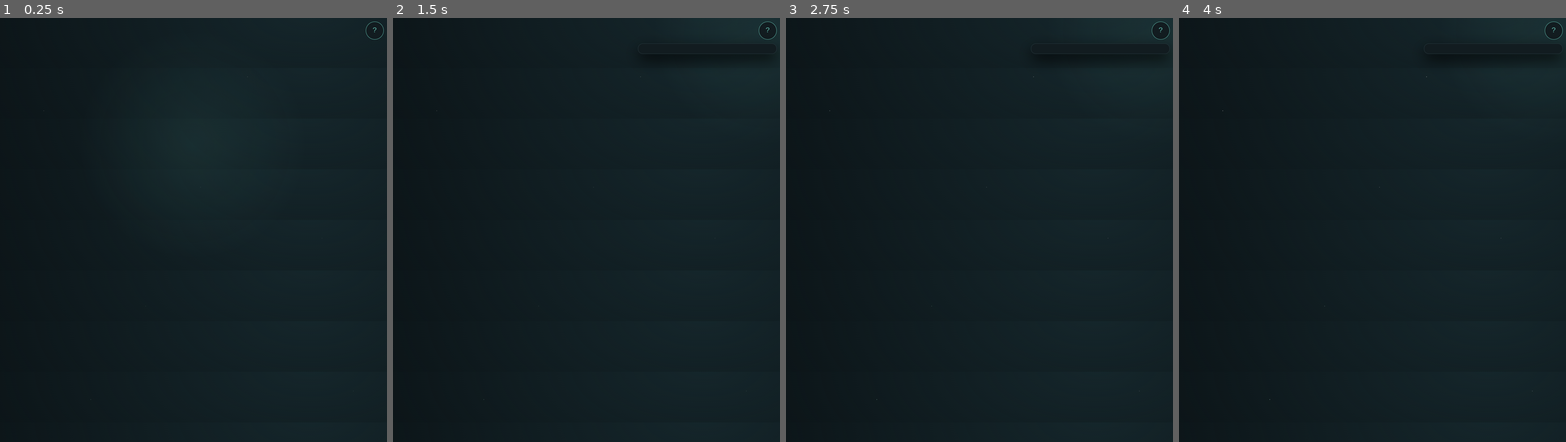
Above: before the commit, frames 1-4 (left to right).
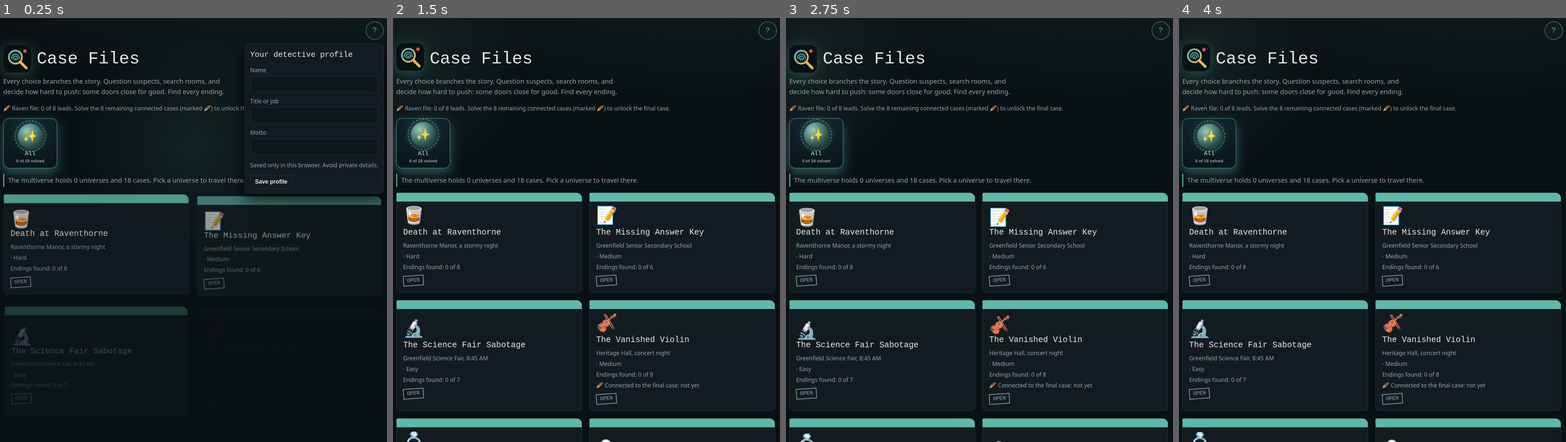
Above: after the commit, the same moments.

Repository: wolfff0710/detective-game
Game: browser game, page index.html
The game is run twice, just before and just after one commit, with the same random seed, the same clock (stepped at 60 frames per second) and the same inputs.
Inputs (mouse positions are in pixels of both pictures, inside the frame that each line leads up to; where the layout moved, square brackets give the same spot in the first picture):
- Up to frame 1 (0.25 s): no input
- Up to frame 2 (1.5 s): click (408, 60) [768, 30] at 0.27 s; tap Space at 1.1 s
- Up to frame 3 (2.75 s): tap Space at 1.6, 2.1, 2.6 s
- Up to frame 4 (4 s): tap Space at 3.1, 3.6 s

The runs differ from the first frame. In frame 1, 6.7% of the frame differs, in the area x 0-100%, y 7-92%; in frame 2, 11%, in the area x 0-100%, y 1-100%; in frame 3, 11%; in frame 4, 11%.
Error before the commit: ReferenceError: CFEndings is not defined

Commit message:
Add files via upload

Diff:
--- a/deepdive.js
+++ b/deepdive.js
@@ -1,5 +1,5 @@
-(window.CASES=window.CASES||[]).push({id:"deepdive",title:"Pressure Point",icon:"🫧",place:"Triton-7 undersea station, 400 m down",level:"Hard",moves:12,step:5,tl:"until CO2 reaches the danger level",start:"s0",hub:"ops",hl:"Back to Ops",S:{
-s0:{t:"03:00 on Triton-7, four hundred metres under the sea. The CO2 scrubber was shut off by hand, and the air is turning bad. In sixty minutes the station will be unsafe. Commander O …(117 unchanged characters)…
+(window.CASES=window.CASES||[]).push({id:"deepdive",title:"Pressure Point",icon:"🫧",place:"Triton-7 undersea station, 400 m down",level:"Hard",start:"s0",hub:"ops",hl:"Back to Ops",S:{
+s0:{t:"03:00 on Triton-7, four hundred metres under the sea. The CO2 scrubber was shut off by hand, and the air is turning bad. In an hour the station will be unsafe. Commander O …(117 unchanged characters)…
 ops:{i:"🫧",t:"Alarms pulse amber. Commander Okoye, engineer Piotr Wozniak, biologist Dr. Imani Dube, technician Hana It …(523 unchanged characters)…
 scrub:{i:"🔧",t:"The scrubber hums wrong and the CO2 reading creeps upward. The main intake valve has been closed by hand.",n:"The scrubber’s main intake valve was closed by hand.",c:[["Study the valve wheel","valve","!v_valve"],["Check the maintenance terminal","term","!v_term"]],b:"ops"},
 valve:{t:"Fresh grease and a glove smear mark the wheel, with the bite of a spanner that lives in the sub bay.",n:"Grease and glove marks on the valve match a spanner from the sub bay.",f:"valve,subhint",b:"scrub"},
@@ -26,7 +26,6 @@
 accuse:{i:"⚖️",t:"The CO2 alarm shrieks. The crew looks at you. Who shut the scrubber?",c:[["Yara Quist","ac_yara"],["C …(238 unchanged characters)…
 ac_yara:{r:[["sub_gone","end_dive"],["","ac_yara2"]]},
 ac_yara2:{g:[["valve","fob","sub","chart","slip"],[4,"win_master"],[2,"win"],[0,"weak"]]},
-timeout:{e:"Red Alert",k:"fail",i:"🚨",t:"The CO2 level passes the danger line. The station is evacuated in a panicked dash, and the saboteur slips into the first escape pod. You ran out of time."},
 win_master:{e:"Master Detective",k:"win",i:"🏆",t:"Five proofs pin Yara to the valve, the fob and the dive plan. She admits she wanted an evacuation so she could reach the Calder wreck first. The scrubber is reopened and the air clears in minutes."},
 win:{e:"Case Closed",k:"win",i:"🔒",t:"Yara cracks under your evidence and reopens the valve herself. The air clears, and the salvage claim goes to a court instead."},
 weak:{e:"Insufficient Proof",k:"weak",i:"😬",t:"You name Yara, but your proof is thin. She calmly denies everything, and the station is evacuated anyway."},
--- a/engine.js
+++ b/engine.js
@@ -1,6 +1,6 @@
 (function(){
 "use strict";
-var C=window.CASES||[],STORY=window.STORY||{need:4,leads:{}},app=document.getElementById("app"),cs,ci,fl,notes,cur,left=0,bview="cork",tlShown=0,curW="all",shown=0,editing=false,tw=null,
+var C=window.CASES||[],STORY=window.STORY||{need:4,leads:{}},app=document.getElementById("app"),cs,ci,fl,notes,bview="cork",tlShown=0,curW="all",shown=0,editing=false,tw=null,
 curId=null,ended=false,face=null,faceKey="",meter=null,epi=null,gal=null,atl=null,tlRows=[],M={},
 AGG=/_(push|hard|order|threat|blunt|bag|blame|denies|shut)$/,SOFT=/_(ask|kind|nice|chat)$/,PRESS=55,
 RANK=["Rookie","Constable","Inspector","Chief Inspector","Legend"],
@@ -37,7 +37,6 @@
 {id:"five",n:"Five Down",i:"⭐",d:"Win 5 cases.",t:function(){return C.filter(wins).length>=5}},
 {id:"allsecret",n:"Found Every Secret Ending",i:"🗝️",d:"Find the secret ending in every case.",t:function(){return C.length>0&&C.every(function(c){return sf(c)>0})}},
 {id:"sweep",n:"Clean Sweep",i:"🎖️",d:"Win every case.",t:function(){return C.length>0&&C.every(wins)}},
-{id:"speed",n:"Beat the Clock",i:"⏱️",d:"Win a timed case with 3 or more moves to spare.",ev:"speed"},
 {id:"chrono",n:"Chronologist",i:"🕒",d:"Build a timeline of 5 or more timestamped clues.",ev:"chrono"},
 {id:"rift",n:"Rift Walker",i:"🌀",d:"Win a case in the Rift.",t:function(){return C.some(function(c){return worldOf(c).id=="rift"&&wins(c)})}},
 {id:"travel",n:"Multiverse Traveller",i:"🌌",d:"Win a case in every universe.",t:function(){var W=STORY.worlds||[];return W.length>0&&W.every(function(w){return w.cases.some(function(id){var c=byId(id);return c&&wins(c)})})}},
@@ -79,7 +78,6 @@
  g("bstat").textContent=its.length+" of "+notes.length+" clues have a timestamp";tlShown=notes.length;
  if(its.length>=5)checkAch({chrono:true})}
 function warp(c,fn){if(matchMedia("(prefers-reduced-motion:reduce)").matches){fn();return}var w=document.createElement("div");w.className="warp";w.style.setProperty("--c",worldOf(c).color);document.body.appendChild(w);setTimeout(fn,430);setTimeout(function(){w.remove()},1100)}
-function hud(){var h=g("clk");if(!h)return;if(!cs.moves){h.hidden=true;return}h.hidden=false;h.className="clock"+(left<=2?" low":"");h.innerHTML='<span>⏱ '+left*cs.step+' min '+esc(cs.tl)+'</span><i><b style="width:'+Math.round(left/cs.moves*100)+'%"></b></i>'}
 
 /* ===== case analysis: suspects, scene ownership, culprit, endings (feeds portraits, mood, gallery, epilogues) ===== */
 function rx(n){return new RegExp("\\b"+n.replace(/[.*+?^${}()|[\]\\]/g,"\\$&")+"\\b")}
@@ -103,7 +101,6 @@
   if(id=="win_master"){hint="Prove every angle before you accuse.";lines=[{when:"The next morning",text:cn+" is gone, and "+pl+" finally exhales."},{when:"Years later",text:"People still tell the story of the detective who missed nothing."}]}
   else if(id=="win"){hint="Accuse the culprit with solid, not perfect, evidence.";lines=[{when:"A week later",text:cn+" is out of the picture, though a few loose ends remain."},{when:"Months later",text:"You keep the file closed. Mostly."}]}
   else if(s.s){hint="A quieter ending exists. Gather enough, then talk instead of accusing.";lines=[{when:"The next morning",text:cn+" is given a second chance, and keeps it."},{when:"Years later",text:"Nobody at "+pl+" remembers the headline. They remember how it ended."}]}
-  else if(id=="timeout"){hint="Don't let the clock run out.";lines=[{when:"Afterwards",text:"Everyone agrees there was no time left, and that you might have found it sooner."},{when:"Years later",text:"You still check the clock first."}]}
   else if(s.k=="weak"){hint=id=="weak"?"Name the culprit with almost nothing to back it up.":"Right culprit, wrong moment. Don't tip them off.";lines=[{when:"That night",text:cn+" sleeps soundly. You do not."},{when:"Years later",text:"The case at "+pl+" stays open in your head."}]}
   else{hint="Accuse the wrong person"+(v&&v.role?" ("+v.role+")":"")+".";lines=v?[{when:"The next day",text:v.name+" sp …(236 unchanged characters)…
   ends.push({id:id,title:s.e,type:type,hint:hint,lines:lines})});
@@ -119,7 +116,7 @@
 
 /* ===== notebook sync, alibi timeline, save ===== */
 function syncNotes(){var u=g("notes");if(!u)return;while(u.children.length<notes.length){var li=document.createElement("li");li.textContent=notes[u.children.length];u.appendChild(li)}g("none").hidden=notes.length>0;renderBoard()}
-function persist(){if(cs&&!ended&&curId!=null)CFSave.save(cs.id,{cur:curId,fl:fl,notes:notes,left:left,mood:CFMood.export()},{label:notes.length+" clues"})}
+function persist(){if(cs&&!ended&&curId!=null)CFSave.save(cs.id,{cur:curId,fl:fl,notes:notes,mood:CFMood.export()},{label:notes.length+" clues"})}
 function addNote(t){if(notes.indexOf(t)<0){notes.push(t);syncNotes();persist()}}
 function addStmt(r,k){atl.add({id:cs.id+"#"+k,who:r[1],about:r[2],start:r[3],end:r[4],place:r[5],text:r[6]})}
 document.addEventListener("cf:contradiction",function(e){if(!atl||!cs)return;var a=tlRows[+e.detail.a.split("#")[1]],b=tlRows[+e.detail.b.split("#")[1]];if(!a||!b)return;toast("Contradiction found");addNote("Contradiction: "+a[1]+" and "+b[1]+" disagree about "+a[2]+".")});
@@ -135,17 +132,17 @@
 function home(){clearView();cs=null;app.style.removeProperty("--acc");renderProf();var lv=leads(),W=STORY.worlds||[],cw=W.filter(function(w){return w.id==curW})[0],list=cw?cw.cases.map(byId).filter(Boolean):C,titles={},
  h='<div class="brand">'+LOGO+'<h1>Case Files</h1></div><p class="lead">Every choice branches the story. Question suspe …(670 unchanged characters)…
  C.forEach(function(c){titles[c.id]=c.title});
- list.forEach(function(c,i){var lk=lockMsg(c),ld=STORY.leads …(240 unchanged characters)… ><p>'+wd.icon+' '+wd.name+' · '+c.level+(c.moves?' · ⏱ '+c.moves*c.step+' min':'')+'</p>'+(lk?'<p>'+esc(lk)+'</p>':'<p>Endi …(307 unchanged characters)…
+ list.forEach(function(c,i){var lk=lockMsg(c),ld=STORY.leads …(240 unchanged characters)… ><p>'+wd.icon+' '+wd.name+' · '+c.level+'</p>'+(lk?'<p>'+esc(lk)+'</p>':'<p>Endi …(307 unchanged characters)…
  app.innerHTML=h+'</div><p><button class="back" data-gal="1">★ Ending gallery</button></p>';
  CFSave.mountContinue(g("cont"),{titles:titles,onResume:function(id,sv){var i=idx(id);if(i>=0)openCase(i,sv)}})}
 function gallery(){clearView();cs=null;app.style.removeProperty("--acc");app.innerHTML='<div class="top"><button class= …(241 unchanged characters)…
 function openCase(i,sv){clearView();cs=C[i];ci=i;ended=false;if(sv&&!cs.S[sv.cur])sv=null;
- fl=sv?sv.fl:{};notes=sv?sv.notes:[];shown=0;tlShown=0;bview="cork";cur=null;curId=null;left=sv&&sv.left!=null?sv.left:(cs.moves||0);
+ fl=sv?sv.fl:{};notes=sv?sv.notes:[];shown=0;tlShown=0;bview="cork";curId=null;
  app.style.setProperty("--acc",worldOf(cs).color);if(!sv)st("cf2_att_"+cs.id,att(cs)+1);
  CFMood.reset();if(sv)CFMood.import(sv.mood);
  if(cs.boss&&!sv)leads().forEach(function(id){var L=STORY.leads[id];if(L){fl["lead_"+id]=1;notes.push(L.n)}});
  var T=(window.CF_TL||{})[cs.id];tlRows=T||[];
- app.innerHTML='<div class="top"><button class="back" data-h …(166 unchanged characters)… ="sc"></section><section class="panel"><div class="clock" id="clk" hidden></div><h2>Notebook</h2><button class="bbtn" data-board="1">📌 Board &amp; timeline</button><ul id="notes"></ul><p id="none" class="mute">No clues yet.</p></section></div>'+(T?'<section class="panel" id="tlp"></section>':'')+'<section class="panel board" id="board" hidden><div class="tabs"><button class="on" data-view="cork">📌 Evidence board</button><button data-view="tl">🕒 Timeline</button></div><p class="mute" id …(163 unchanged characters)…
+ app.innerHTML='<div class="top"><button class="back" data-h …(166 unchanged characters)… ="sc"></section><section class="panel"><h2>Notebook</h2><button class="bbtn" data-board="1">📌 Board &amp; timeline</button><ul id="notes"></ul><p id="none" class="mute">No clues yet.</p></section></div>'+(T?'<section class="panel" id="tlp"></section>':'')+'<section class="panel board" id="board" hidden><div class="tabs"><button class="on" data-view="cork">📌 Evidence board</button><button data-view="tl">🕒 Clue timeline</button></div><p class="mute" id …(163 unchanged characters)…
  atl=T?CFTimeline.mount(g("tlp"),[],{title:"Alibi timeline"}):null;
  if(sv&&atl)tlRows.forEach(function(r,k){if(fl["v_"+r[0]])addStmt(r,k)});
  window.scrollTo(0,0);go(sv?sv.cur:cs.start,{restore:!!sv})}
@@ -161,7 +158,7 @@
  if(!o.restore&&!o.pre)CFMood.tick(key);
  setf(sc.f);
  if(sc.n&&notes.indexOf(sc.n)<0){notes.push(sc.n);toast("Clue noted")}
- syncNotes();cur=sc;hud();
+ syncNotes();
  if(atl)tlRows.forEach(function(r,k){if(r[0]==id)addStmt(r,k)});
  if(sc.e)return ending(sc,id);
  curId=id;
@@ -186,7 +183,7 @@
  typeIn(g("txt"),sc.t,function(){var el=g("epi");if(el)epi=CFEpilogue.show(el,cs.id,id,{type:sc.s?"secret":win?"good":sc.k=="weak"?"neutral":"bad",noButton:true})});
  renderProf();
  clean=!Object.keys(fl).some(function(k){return k.indexOf("v_")!==0&&/(gone|closed|burnt)$/.test(k)});
- checkAch({gentle:win&&clean,first:win&&att(cs)===1,speed:win&&!!cs.moves&&left>=3});
+ checkAch({gentle:win&&clean,first:win&&att(cs)===1});
  if(nl&&leads().length==STORY.need)setTimeout(function(){toast("🪶 Final case unlocked")},2600)}
 document.addEventListener("click",function(ev){var pp=g("pp");if(!pp.hidden&&!ev.target.closest("#pf"))pp.hidden=true;
  if(ev.target.closest("#txt")){skipType();return}
@@ -202,7 +199,7 @@
  if(d.gal){gallery();return}
  if(d.home){home();return}
  if(d.restart){openCase(ci);return}
- if(d.to){if(cs.moves&&d.to!==cs.hub&&d.to!=="accuse"&&cur!==cs.S.accuse&&!(cur&&d.to===cur.b)){if(left<=0){go("timeout");return}left--}setf(d.set);go(d.to)}
+ if(d.to){setf(d.set);go(d.to)}
 });
 window.addEventListener("resize",function(){renderBoard(true)});
 document.addEventListener("mouseover",function(e){var sv=g("strings");if(!sv)return;var pn=e.target.closest&&e.target.closest(".pin"),i=pn?pn.dataset.i:null,any=false;
--- a/index.html
+++ b/index.html
@@ -36,6 +36,13 @@
 <script src="boss.js"></script>
 <script src="mirror.js"></script>
 <script src="story.js"></script>
+<script src="portraits.js"></script>
+<script src="mood.js"></script>
+<script src="save.js"></script>
+<script src="endings.js"></script>
+<script src="epilogue.js"></script>
+<script src="timeline.js"></script>
+<script src="timelines.js"></script>
 <script src="engine.js"></script>
 </body>
 </html>
--- a/neonbank.js
+++ b/neonbank.js
@@ -1,5 +1,5 @@
-(window.CASES=window.CASES||[]).push({id:"neonbank",title:"Zero Hour at Orbital Savings",icon:"🏦",place:"Orbital Savings Tower, Neo-Mumbai 2091",level:"Hard",moves:11,step:5,tl:"until the transfer settles",start:"s0",hub:"atrium",hl:"Back to the atrium",S:{
-s0:{t:"8:05 AM, Neo-Mumbai, 2091. A ghost transfer of nine b …(151 unchanged characters)… es, the money is gone forever. You have fifty-five minutes.”",c:[["Enter the atrium","atrium"]]},
+(window.CASES=window.CASES||[]).push({id:"neonbank",title:"Zero Hour at Orbital Savings",icon:"🏦",place:"Orbital Savings Tower, Neo-Mumbai 2091",level:"Hard",start:"s0",hub:"atrium",hl:"Back to the atrium",S:{
+s0:{t:"8:05 AM, Neo-Mumbai, 2091. A ghost transfer of nine b …(151 unchanged characters)… es, the money is gone forever. You have less than an hour.”",c:[["Enter the atrium","atrium"]]},
 atrium:{i:"🏦",t:"Holo-tickers ripple across glass walls. VP Leila Haddad, head auditor Marcus Bell, security chief Ayam …(529 unchanged characters)…
 term:{i:"💻",t:"The vault terminal shows the nine billion credit transfer, authorised at 8:02 AM with a senior signing k …(265 unchanged characters)…
 trace:{t:"The money hops through a shell account, Lotus Futures, opened at 7:15 AM from audit-floor terminal 12.",n:"The funds route through Lotus Futures, opened at 7:15 AM from audit-floor terminal 12.",f:"trace,deskhint",b:"term"},
@@ -26,7 +26,6 @@
 accuse:{i:"⚖️",t:"The clock reads 8:52. Everyone looks at you. Who stole nine billion credits?",c:[["Marcus Bell","ac_m …(234 unchanged characters)…
 ac_marcus:{r:[["stick_gone","end_stick"],["","ac_marcus2"]]},
 ac_marcus2:{g:[["trace","grade","badge","stick","slip"],[4,"win_master"],[2,"win"],[0,"weak"]]},
-timeout:{e:"Settled",k:"fail",i:"⏰",t:"The clock hits 9:00 and the transfer settles with a soft chime. Nine billion credits vanish forever. You ran out of time."},
 win_master:{e:"Master Detective",k:"win",i:"🏆",t:"Five proofs trap Marcus at terminal 12. He admits he built the ghost transfer to vanish with nine billion credits. KURO cancels the queue seconds before 9:00, and Leila has him escorted out in cuffs."},
 win:{e:"Case Closed",k:"win",i:"🔒",t:"Marcus collapses under the evidence. KURO cancels the transfer with moments to spare."},
 weak:{e:"Insufficient Proof",k:"weak",i:"😬",t:"You name Marcus, but your proof is thin. He sips his coffee, the transfer settles, and nine billion credits are gone."},
--- a/style.css
+++ b/style.css
@@ -110,12 +110,6 @@
 .wdesc{max-width:80ch;margin:0;color:var(--mute);border-left:3px solid var(--c,var(--acc));padding:4px 0 4px 12px}
 .wdesc b{color:var(--c,var(--text))}
 .warp{position:fixed;inset:-20%;z-index:60;pointer-events:none;background:conic-gradient(from 0deg,var(--c),#000,var(--c),#fff,var(--c),#000,var(--c));mix-blend-mode:screen;animation:warp 1.1s ease-in-out forwards;border-radius:50%}
-.clock{margin-bottom:14px}
-.clock span{display:block;font:400 18px "Special Elite","Courier New",monospace;color:var(--gold)}
-.clock i{display:block;height:9px;border-radius:5px;background:#0e171a;border:1px solid var(--line);overflow:hidden;margin-top:6px}
-.clock b{display:block;height:100%;background:linear-gradient(90deg,var(--acc),var(--gold));transition:width .6s}
-.clock.low span{color:var(--red);animation:pulse .8s ease-in-out infinite alternate}
-.clock.low b{background:var(--red)}
 .tabs{display:flex;flex-wrap:wrap;gap:10px;margin-bottom:10px}
 .tabs button.on{border-color:var(--acc);color:var(--acc);background:#10222a}
 .tline{position:relative;max-width:920px;margin:10px auto 0;padding:8px 0 4px}
@@ -141,3 +135,16 @@
 @keyframes pulse{to{opacity:.55}}
 @keyframes lineGrow{from{transform:scaleY(0)}}
 @keyframes tlIn{from{opacity:0;transform:translateY(26px) scale(.94)}}
+#txt{white-space:pre-line}
+.sus{display:flex;gap:16px;align-items:center;margin-bottom:14px}
+.si{flex:1;min-width:0;display:grid;gap:8px}
+.si b{font:23px "Special Elite",monospace;font-weight:400}
+.si i{color:var(--mute);font-size:16px}
+.choice:disabled{opacity:.45;cursor:not-allowed;transform:none;box-shadow:none;border-color:var(--line);background:#10222a}
+.choice:disabled::before{content:"\1F910  "}
+.choice:disabled:hover{transform:none;box-shadow:none;border-color:var(--line);background:#10222a}
+#tlp{margin-top:20px}
+#tlp .cft{padding:0;background:none;box-shadow:none}
+#cont{margin-bottom:22px}
+#epi .cfx{margin:0 0 17.5px;padding:18px 20px}
+:root{--cf-panel:#121c20;--cf-text:#e6e9e4;--cf-muted:#92a3a8;--cf-accent:#e3b95c;--cf-font-display:"Special Elite","Courier New",monospace}
--- a/train.js
+++ b/train.js
@@ -1,5 +1,5 @@
-(window.CASES=window.CASES||[]).push({id:"train",title:"The Last Train to Nowhere",icon:"🚆",place:"Aravali Night Express, 11:30 PM",level:"Hard",moves:14,step:6,tl:"until Kota Junction",start:"s0",hub:"coach",hl:"Back to the corridor",S:{
-s0:{t:"11:30 PM on the Aravali Night Express. Advocate Meera …(169 unchanged characters)… rowd. Guard Singh blocks the corridor. “Eighty minutes. Find it.”",c:[["Step into the corridor","coach"]]},
+(window.CASES=window.CASES||[]).push({id:"train",title:"The Last Train to Nowhere",icon:"🚆",place:"Aravali Night Express, 11:30 PM",level:"Hard",start:"s0",hub:"coach",hl:"Back to the corridor",S:{
+s0:{t:"11:30 PM on the Aravali Night Express. Advocate Meera …(169 unchanged characters)… rowd. Guard Singh blocks the corridor. “Seventy-seven minutes. Find it.”",c:[["Step into the corridor","coach"]]},
 coach:{i:"🚆",t:"The carriage sways through the dark. Meera Joshi, pantry chief Bhola, Dr. Sunita Kapoor, backpacker Reh …(622 unchanged characters)…
 comp:{i:"🚪",t:"Compartment S4-12: the door latch is undamaged and the berth is neat. Meera’s tea cup still stands on th …(193 unchanged characters)…
 latch:{t:"Fine brass dust on the latch plate: it was opened with a railway master key, the square-ended kind only the TTE and the guard carry.",n:"The latch was opened with a railway master key, carried only by the TTE and the guard.",f:"latch",b:"comp"},
@@ -31,7 +31,6 @@
 accuse:{i:"⚖️",t:"The lights of Kota Junction glow ahead. Who took the briefcase?",c:[["TTE Anand Pillai","ac_tte"],["B …(243 unchanged characters)…
 ac_tte:{r:[["bag_thrown","end_thrown"],["","ac_tte2"]]},
 ac_tte2:{g:[["latch","order","pull","bag","slip"],[4,"win_master"],[2,"win"],[0,"weak"]]},
-timeout:{e:"Kota Junction",k:"fail",i:"⏰",t:"The platform lights flood the windows. Passengers pour out, and the thief walks away among them with the briefcase. You ran out of time."},
 win_master:{e:"Master Detective",k:"win",i:"🏆",t:"Five proofs corner Pillai in the vestibule. He admits a courier ring paid him to sedate Meera and hide the briefcase until Kota. Police board at the junction, and Meera’s testimony reaches court the next morning."},
 win:{e:"Case Closed",k:"win",i:"🔒",t:"Pillai’s story collapses under your evidence. He confesses before Kota, and the briefcase reaches the court on time."},
 weak:{e:"Insufficient Proof",k:"weak",i:"😬",t:"You name Pillai, but your proof is thin. He walks off at Kota with the briefcase under a borrowed coat."},
